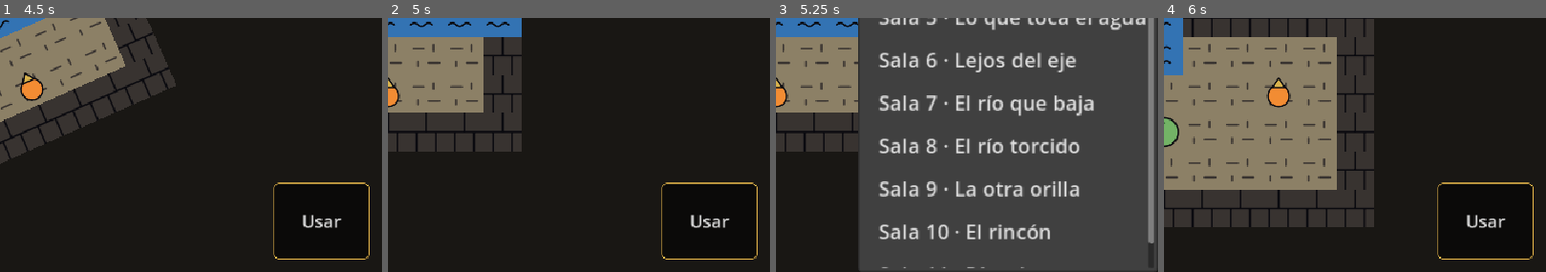
Above: before the commit, frames 1-4 (left to right).
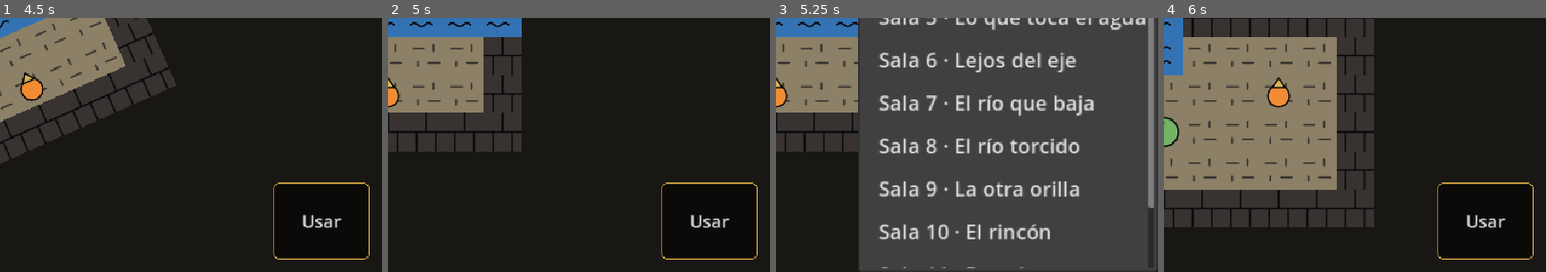
Above: after the commit, the same moments.

Repository: AngeloCS19/Juego
Game: Godot game, scene res://main.tscn
Same seed, same stepped clock (60 frames per second), same inputs: the game is played once before the commit and once after it.
Inputs:
- Up to frame 1 (4.5 s): click "Reiniciar" at 0.5 s; click "Reiniciar" at 1.25 s; click "Reiniciar" at 2 s; click "1 · Traspasar" at 2.75 s; click "Girar ⟲" at 3.5 s; click "Girar ⟳" at 4.25 s
- Up to frame 2 (5 s): no input
- Up to frame 3 (5.25 s): click "Debug" at 5 s
- Up to frame 4 (6 s): click "Usar" at 5.75 s
The pictures show only the part of the screen within x 50-100%, y 50-100%; the shares and areas given below are measured in that part.

Frames 1-2 are identical in both runs. In frame 3, 0.2% of the frame differs, in the area x 53-99%, y 74-99%; in frame 4, nothing differs.

Commit message:
Mecánica: la lava no se sobrevuela y se cruza con una piedra; sala de lava y sala de dos ríos
Co-Authored-By: Claude Opus 5.5 (1M context) <noreply@anthropic.com>
Claude-Session: https://claude.ai/code/session_01QNBHx1TncRg12kocjdi3BF

Diff:
--- a/salas/rio_10.json
+++ b/salas/rio_10.json
@@ -1,12 +1,12 @@
 {
-	"nombre": "Río y lava",
+	"nombre": "Dos ríos",
 	"mapa": [
 		"###############",
 		"#...~..v......#",
 		"#...~..v......#",
 		"#...~..v......#",
 		"#...~..v......#",
-		"^^^^^^^v^^^^^^^",
+		"~~~~~~~v~~~~~~~",
 		"#...~..v......#",
 		"#...~..v......#",
 		"#...~..vvvvvvv#",
--- /dev/null
+++ b/salas/rio_11.json
@@ -0,0 +1,18 @@
+{
+	"nombre": "La lava",
+	"mapa": [
+		"###########",
+		"#....^....#",
+		"#....^....#",
+		"#....^...E#",
+		"#....^....#",
+		"#....^....#",
+		"###########"
+	],
+	"jugador": [1, 1],
+	"plano_espiritual": { "tipo": "reflexion", "eje": "vertical", "valor": 5 },
+	"piedras": [
+		{ "pos": [2, 4] }
+	],
+	"solucion": "DDDREEERRURRR"
+}
--- a/scripts/main.gd
+++ b/scripts/main.gd
@@ -13,6 +13,7 @@
 	"res://salas/rio_08.json",
 	"res://salas/rio_09.json",
 	"res://salas/rio_10.json",
+	"res://salas/rio_11.json",
 ]
 const FONDO_NORMAL := Color(0.1, 0.09, 0.08)
 const FONDO_ESPIRITUAL := Color(0.03, 0.06, 0.12)
--- a/scripts/sala.gd
+++ b/scripts/sala.gd
@@ -5,7 +5,7 @@
 ##
 ## Letras del mapa:
 ##   #  muro      .  suelo     ~  agua      =  puente
-##   v  vacío     E  salida    ^  lava (refleja como el río, con su propio eje)
+##   v  vacío     E  salida    ^  lava (refleja como el río, pero nunca se sobrevuela)
 
 signal completada
 signal plano_cambiado(espiritual: bool)
@@ -100,7 +100,7 @@
 
 
 ## Habilidad del jugador: pasar de un plano al otro.
-## Volver al plano normal sobre el vacío, el agua o la lava es caer, y la sala se reinicia.
+## Volver al plano normal sobre el vacío o el agua es caer, y la sala se reinicia.
 ## Volver encima de una piedra no se permite.
 func cambiar_plano() -> void:
 	if espiritual and not _transitable_en_plano(jugador, false):
@@ -156,8 +156,9 @@
 	if t == "#":
 		return false
 	if en_espiritual:
-		# Se atraviesan objetos, agua y lava; el vacío solo se cruza sobre un reflejo.
-		return imagen_en(c) or t in [".", "=", "E", "~", "^"]
+		# Se atraviesan objetos y agua; el vacío solo se cruza sobre un reflejo.
+		# La lava nunca: solo se cruza en el plano normal, sobre una piedra hundida en ella.
+		return t != "^" and (imagen_en(c) or t in [".", "=", "E", "~"])
 	var i := piedra_en(c)
 	if i >= 0:
 		return piedras[i]["flota"]
@@ -174,8 +175,8 @@
 	match celda(destino):
 		".":
 			pass
-		"~":
-			p["flota"] = true  # una piedra en el agua queda flotando y se puede pisar
+		"~", "^":
+			p["flota"] = true  # una piedra en el agua o la lava queda flotando y se puede pisar
 		_:
 			return false
 	p["pos"] = destino
--- a/tests/test_reflexion.gd
+++ b/tests/test_reflexion.gd
@@ -30,10 +30,13 @@
 	_igual(_jugar("rio_01.json", "RRUPUUUU").completada, false, "sin Reflejo no se cruza el vacío")
 	# Si no se aleja la piedra del eje, su reflejo cae en el piso y no sobre el vacío.
 	_igual(_jugar("rio_05.json", "UURRDFPUUUUU").completada, false, "sin alejar la piedra no se cruza el vacío")
-	# Con río y lava, una piedra marcada se refleja en los dos ejes.
+	# Con dos ríos, una piedra marcada se refleja en los dos ejes.
 	var dos := _jugar("rio_10.json", "RRDLEF")
-	_igual(dos.sala.imagen_en(Vector2i(7, 2)), true, "reflejo respecto al río")
-	_igual(dos.sala.imagen_en(Vector2i(1, 8)), true, "reflejo respecto a la lava")
+	_igual(dos.sala.imagen_en(Vector2i(7, 2)), true, "reflejo respecto al río vertical")
+	_igual(dos.sala.imagen_en(Vector2i(1, 8)), true, "reflejo respecto al río horizontal")
+	# La lava no se sobrevuela en el plano espiritual; se cruza sobre una piedra hundida.
+	_igual(_jugar("rio_11.json", "PRRRR").sala.jugador, Vector2i(4, 1), "la lava bloquea en el plano espiritual")
+	_igual(_jugar("rio_11.json", "DDDREEE").sala.piedras[0]["flota"], true, "una piedra empujada a la lava flota")
 	# Marcar dos veces la desmarca.
 	_igual(_jugar("rio_01.json", "RRUFFPUUUU").completada, false, "Reflejo dos veces desmarca la piedra")
 	# En la sala 1 Reflejo no está disponible.
Not shown, changed: README.md
